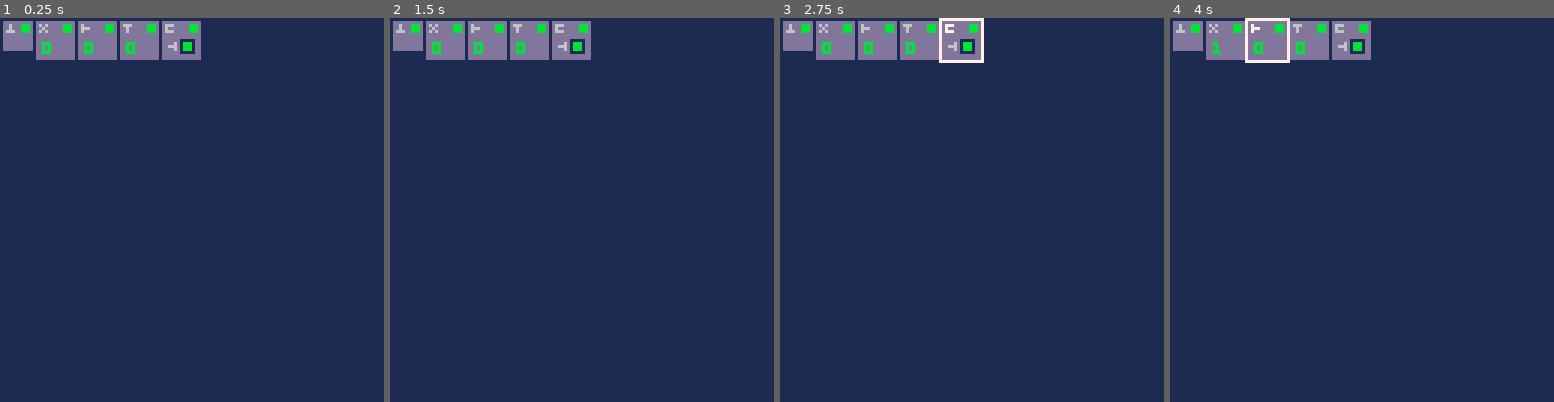
Above: before the commit, frames 1-4 (left to right).
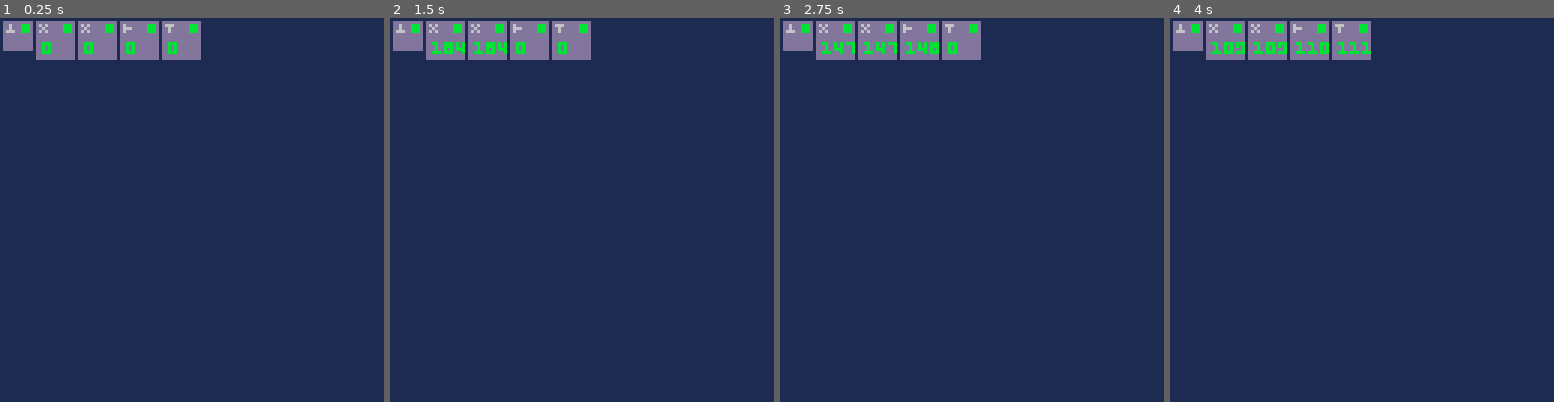
Above: after the commit, the same moments.

Repository: ironchestgames/pico-8-carts
Game: PICO-8 cartridge spaceshipmechanic.p8
Two runs of this game, one before a commit and one after it. Both use one fixed random seed, a clock stepped at 60 frames per second and the inputs below.
Inputs:
- Up to frame 1 (0.25 s): no input
- Up to frame 2 (1.5 s): tap X (X key) at 0.33, 1.07 s; tap O (Z key) at 0.7 s
- Up to frame 3 (2.75 s): hold Right 1.6-2.1 s; tap O (Z key) at 1.7, 2.1, 2.5 s; tap X (X key) at 1.85 s; hold Up 2.15-2.42 s; hold Right from 2.47 s (still down)
- Up to frame 4 (4 s): tap O (Z key) at 2.9, 3.3, 3.7 s; tap X (X key) at 2.97 s; release Right at 3.03 s; hold Left 3.08-3.58 s; hold Down 3.63-3.97 s

The runs differ from the first frame. In frame 1, 0.3% of the frame differs, in the area x 21-51%, y 1-10%; in frame 2, 0.6%; in frame 3, 1.1%; in frame 4, 1.1%, in the area x 14-53%, y 0-12%.

Commit message:
spaceshipmechanic - redo tree and add some power propagation

Diff:
--- a/spaceshipmechanic.p8
+++ b/spaceshipmechanic.p8
@@ -113,6 +113,11 @@
   input=function(_obj)
   end,
   update=function(_obj)
+   _obj.power=400
+   local _cnodepow=_obj.power/#_obj.cnodes
+   for _i=1,#_obj.cnodes do
+    _obj.cnodepows[_i]=_cnodepow
+   end
   end,
   draw=function(_obj)
    drawbase(_obj)
@@ -127,7 +132,11 @@
 
   end,
   update=function(_obj)
-
+   local _cnodepow=_obj.power/#_obj.cnodes
+   for _i=1,#_obj.cnodes do
+    _obj.cnodepows[_i]=_cnodepow
+   end
+   _obj.power-=1
   end,
   draw=function(_obj)
    local _offx,_offy=drawbase(_obj)
@@ -136,40 +145,39 @@
   end,
  },
 
- onoffbutton={
-  init=function(_obj)
-   _obj.b=newrandombtn(_obj.entrycode)
-  end,
-  input=function(_obj)
-   if btnp(_obj.b) then
-    -- if _obj.status == 'ok' then
-    --  _obj.status='problem'
-    -- elseif _obj.status == 'problem' then
-    --  _obj.status='ok'
-    -- end
-   end
-  end,
-  update=function(_obj)
-
-   -- if _obj.inflow < 1 then
-   --  _obj.status='problem'
-   -- elseif _obj.outflow < 1 then
-   --  _obj.status='ok'
-   -- end
-  end,
-  draw=function(_obj)
-   local _offx,_offy=drawbase(_obj)
-
-   print(btn2symbol[_obj.b],_offx+2,_offy+7,6)
-   rectfill(_offx+6,_offy+6,_offx+10,_offy+10,1)
-
-   local _col=1
-   if _obj.status == 'ok' then
-    _col=11
-   end
-   rectfill(_offx+7,_offy+7,_offx+9,_offy+9,_col)
-  end,
- },
+ -- onoffbutton={
+ --  init=function(_obj)
+ --   _obj.b=newrandombtn(_obj.entrycode)
+ --  end,
+ --  input=function(_obj)
+ --   if btnp(_obj.b) then
+ --    -- if _obj.status == 'ok' then
+ --    --  _obj.status='problem'
+ --    -- elseif _obj.status == 'problem' then
+ --    --  _obj.status='ok'
+ --    -- end
+ --   end
+ --  end,
+ --  update=function(_obj)
+ --   -- if _obj.inflow < 1 then
+ --   --  _obj.status='problem'
+ --   -- elseif _obj.outflow < 1 then
+ --   --  _obj.status='ok'
+ --   -- end
+ --  end,
+ --  draw=function(_obj)
+ --   local _offx,_offy=drawbase(_obj)
+
+ --   print(btn2symbol[_obj.b],_offx+2,_offy+7,6)
+ --   rectfill(_offx+6,_offy+6,_offx+10,_offy+10,1)
+
+ --   local _col=1
+ --   if _obj.status == 'ok' then
+ --    _col=11
+ --   end
+ --   rectfill(_offx+7,_offy+7,_offx+9,_offy+9,_col)
+ --  end,
+ -- },
 
  -- channelbuttons={
  --  init=function(_obj)
@@ -256,33 +264,37 @@
  w=10,h=10,
  entrycode={2},
  fun='powergen',
- left={
-  w=13,h=13,
-  entrycode={5},
-  fun='pulseshow',
-  left={
+ cnodes={{
    w=13,h=13,
-   entrycode={1},
+   entrycode={5},
    fun='pulseshow',
-   right={
+   cnodes={},
+  },
+  {
+   w=13,h=13,
+   entrycode={5},
+   fun='pulseshow',
+   cnodes={{
     w=13,h=13,
-    entrycode={3},
+    entrycode={1},
     fun='pulseshow',
-   },
+    cnodes={{
+     w=13,h=13,
+     entrycode={3},
+     fun='pulseshow',
+     cnodes={},
+    }},
+   }},
   },
- },
- right={
-  w=13,h=13,
-  entrycode={4},
-  fun='onoffbutton',
  },
 }
 
 function travtree(_n,_f)
  if _n then
   _f(_n)
-  travtree(_n.left,_f)
-  travtree(_n.right,_f)
+  for _cnode in all(_n.cnodes) do
+   travtree(_cnode,_f)
+  end
  end
 end
 
@@ -291,25 +303,14 @@
   local _stack={}
   add(_stack,root)
 
-  local pulse=root.power
-
   while #_stack > 0 do
    local _n=_stack[#_stack]
    del(_stack,_n)
 
-   pulse-=_n.usage
-   _n.power+=_n.usage
-
-   if pulse <= 0 then
-    yield()
-    break
-   end
-
-   if _n.right then
-    add(_stack,_n.right)
-   end
-   if _n.left then
-    add(_stack,_n.left)
+   for _i=1,#_n.cnodes do
+    local _cnode=_n.cnodes[_i]
+    _cnode.power+=max(_n.cnodepows[_i],0)
+    add(_stack,_cnode)
    end
 
    yield()
@@ -330,7 +331,7 @@
   _p.status='ok'
   _p.blink=0
   _p.power=0
-  _p.usage=1
+  _p.cnodepows={}
 
   if _x+_p.w > 128 then
    _x,_y=0,_maxy
@@ -358,37 +359,39 @@
 _update=function()
  tick+=1
 
- if curpanel then
-  local _count=0
-  for _b in all(curpanel.entrycode) do
-   if btnp(_b) then
-    _count+=1
-   end
-  end
-  if _count == #curpanel.entrycode then
-   curpanel=nil
-  end
- else
-  travtree(root,function(_p)
-   local _count=0
-   for _b in all(_p.entrycode) do
-    if btnp(_b) then
-     _count+=1
-    end
-   end
-   if _count == #_p.entrycode then
-   -- if _p.status != 'blocked' and _count == #_p.entrycode then
-    curpanel=_p
-   end
-   end)
- end
-
- if curpanel then
-  curpanel.input(curpanel)
- end
+ -- if curpanel then
+ --  local _count=0
+ --  for _b in all(curpanel.entrycode) do
+ --   if btnp(_b) then
+ --    _count+=1
+ --   end
+ --  end
+ --  if _count == #curpanel.entrycode then
+ --   curpanel=nil
+ --  end
+ -- else
+ --  travtree(root,function(_p)
+ --   local _count=0
+ --   for _b in all(_p.entrycode) do
+ --    if btnp(_b) then
+ --     _count+=1
+ --    end
+ --   end
+ --   if _count == #_p.entrycode then
+ --   -- if _p.status != 'blocked' and _count == #_p.entrycode then
+ --    curpanel=_p
+ --   end
+ --   end)
+ -- end
+
+ -- if curpanel then
+ --  curpanel.input(curpanel)
+ -- end
 
  travtree(root,function(_p)
   _p.update(_p)
+  _p.power=max(_p.power,0)
+  debug('power '.._p.power)
   end)
 
  if tick % 30 == 0 then
